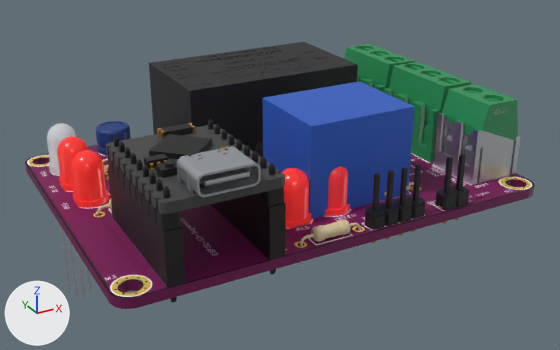
A saved change to the glTF model public/models/acqua-node/board.glb.
Both versions are drawn from a camera (50 mm lens) standing at (-0.0222, -0.0838, 0.0563) and looking at (0.0394, 0.0282, 0.0003). Lighting does not change. The marker at lower left points along +X, +Y and +Z. The first picture is the older version. Where no turn or scale is listed for an object, it has been applied to the vertices. Vertices at exactly the same position are counted once.

Before the edit, the objects in view are built like this:
```python
me_led1 = bpy.data.meshes.new('LED1')
me_led1.from_pydata(...)  # 349 vertices, 694 faces; spans x -0.00292..0.00292, y -0.00272..0.00272, z -0.00605..0.00605
# faces by material slot: [644, 50]
me_led1.materials.append(mat_ledred)  # red #e9302a, glowing red #911a16
me_led1.materials.append(mat_tin)  # light grey #d3d7db
me_led3 = bpy.data.meshes.new('LED3')
me_led3.from_pydata(...)  # 349 vertices, 694 faces; spans x -0.00272..0.00272, y -0.00292..0.00292, z -0.00605..0.00605
# faces by material slot: [644, 50]
me_led3.materials.append(mat_ledred)  # red #e9302a, glowing red #911a16
me_led3.materials.append(mat_tin)  # light grey #d3d7db
me_led5 = bpy.data.meshes.new('LED5')
me_led5.from_pydata(...)  # 344 vertices, 684 faces; spans x -0.00292..0.00292, y -0.00272..0.00272, z -0.00605..0.00605
# faces by material slot: [634, 50]
me_led5.materials.append(mat_ledred)  # red #e9302a, glowing red #911a16
me_led5.materials.append(mat_tin)  # light grey #d3d7db
me_rly1 = bpy.data.meshes.new('RLY1')
me_rly1.from_pydata(...)  # 8 vertices, 12 faces; spans x -0.0095..0.0095, y -0.0078..0.0078, z -0.0077..0.0077
# faces by material slot: [10, 2]
me_rly1.materials.append(mat_relayblue)  # blue #275cc3
me_rly1.materials.append(mat_tin)  # light grey #d3d7db
ob_led1_mesh = bpy.data.objects.new('LED1-mesh', me_led1)
ob_led1_mesh.location = (0.0314, 0.0099, 0.0042)
ob_led3_mesh = bpy.data.objects.new('LED3-mesh', me_led3)
ob_led3_mesh.location = (0.0059, 0.039, 0.0042)
ob_led5_mesh = bpy.data.objects.new('LED5-mesh', me_led5)
ob_led5_mesh.location = (0.0389, 0.01, 0.0042)
ob_rly1_mesh = bpy.data.objects.new('RLY1-mesh', me_rly1)
ob_rly1_mesh.location = (0.0433, 0.0162, 0.0093)
# also in view: 'C2-mesh' at (0.0163, 0.0509, 0.0015); 'LED4-mesh' at (0.0063, 0.0316, 0.0042); 'U5-mesh' at (0.0422, 0.0438, 0.0067); 'H1-mesh' at (0.0452, 0.0019, 0.0044); 'R1-mesh' at (0.0335, 0.0019, 0.001)
```
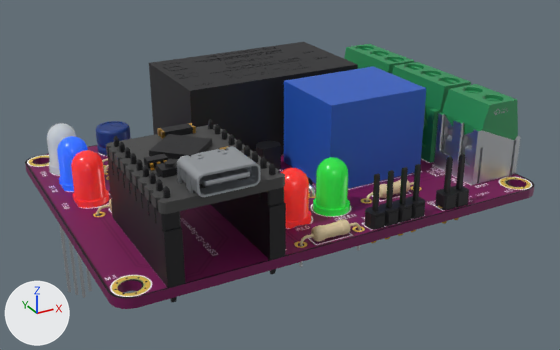
The edits, one by one:
Material 'ledGreen' (mat_ledgreen) is new.
Its base color is (0.0231, 0.612, 0.0478) (green #2acd3e).
Its roughness is 0.25.
Its alpha is 0.85.
Its emission color is (0.00809, 0.214, 0.0167) (green #167f23).
Its emission strength is 1.0.
Material 'ledBlue' (mat_ledblue) is new.
Its base color is (0.0242, 0.148, 1.0) (blue #2b6bff).
Its roughness is 0.25.
Its alpha is 0.85.
Its emission color is (0.00848, 0.0518, 0.35) (blue #1740a0).
Its emission strength is 1.0.
me_led3 has 349 vertices, 694 faces and spans x -0.00272..0.00272, y -0.00292..0.00292, z -0.00605..0.00605.
me_led3 is used by ob_led3_mesh; location (0.0059, 0.039, 0.0042).
me_led3 part 1: all 644 faces that had it switch from mat_ledred (red #e9302a, glowing red #911a16) to mat_ledblue (blue #2b6bff, glowing blue #1740a0).
me_led5 has 344 vertices, 684 faces and spans x -0.00292..0.00292, y -0.00272..0.00272, z -0.00605..0.00605.
me_led5 is used by ob_led5_mesh; location (0.0389, 0.01, 0.0042).
me_led5 part 2: all 634 faces that had it switch from mat_ledred (red #e9302a, glowing red #911a16) to mat_ledgreen (green #2acd3e, glowing green #167f23).
Object 'RLY1-mesh' (ob_rly1_mesh) moves from (0.0433, 0.0162, 0.0093) to (0.051, 0.0229, 0.0093).

Changed parts and their boxes (x1, y1, x2, y2) in the pictures (560 x 350 px):
'RLY1-mesh', moved
    before: (263, 82, 415, 219)
    after: (284, 66, 426, 188)
part 1 of me_led3, recoloured
    both: (57, 136, 88, 191)
part 2 of me_led5, recoloured
    before: (325, 166, 350, 216)
    after: (313, 157, 350, 216)
